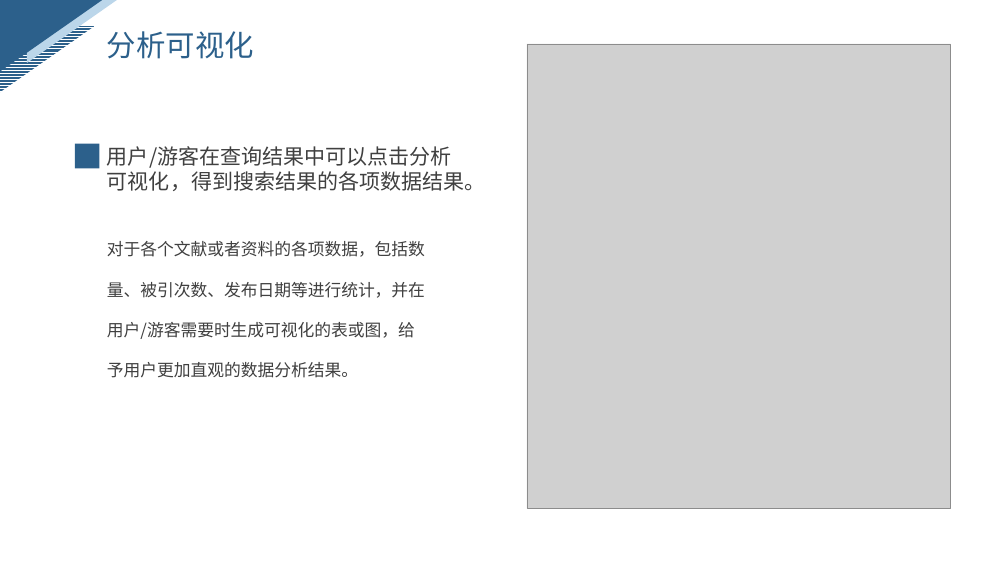
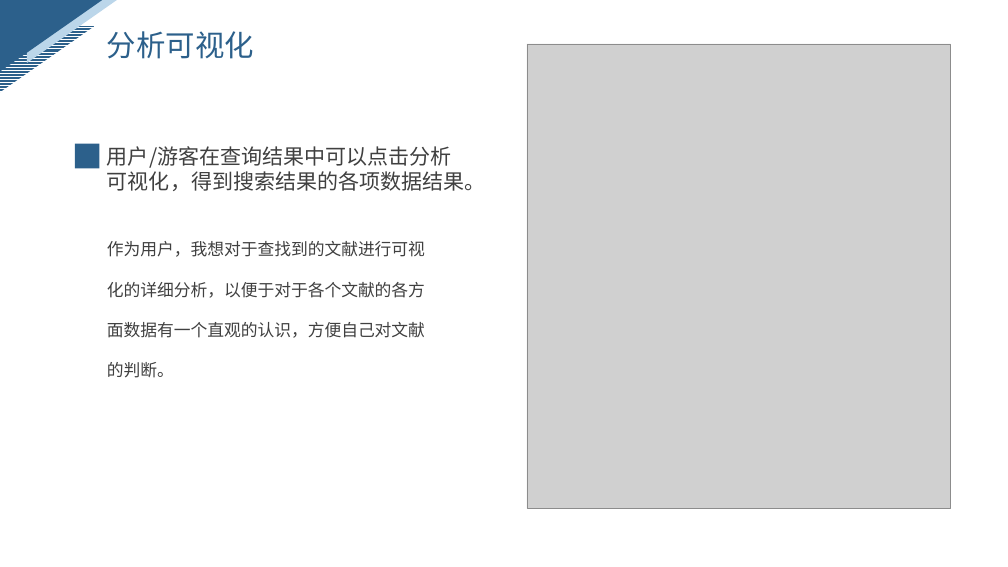
Before and after one commit to ZhangYHe/BIT-2023-ZYGC, a slide deck: slide 11 of doc/问题陈述.pptx. Drawn at 1008x567 pixels with LibreOffice and Linux fonts; fonts in the diff are those of the drawing; grey boxes stand for pictures. Boxes give left, top, right and bottom in pixels: in the first picture for what was removed or moved away, otherwise in the second. Text is boxed around its words. In the diff, an @@ line names an element or a change of style, - is before the commit and + after.

```diff
--- a/doc/问题陈述.pptx
+++ b/doc/问题陈述.pptx
@@ text at bbox=[107, 241, 425, 378]: text changed @@
-对于各个文献或者资料的各项数据，包括数量、被引次数、发布日期等进行统计，并在用户/游客需要时生成可视化的表或图，给予用户更加直观的数据分析结果。
+作为用户，我想对于查找到的文献进行可视化的详细分析，以便于对于各个文献的各方面数据有一个直观的认识，方便自己对文献的判断。
```
Also in this commit, not shown: 3 other slides changed, 1 slide added.
